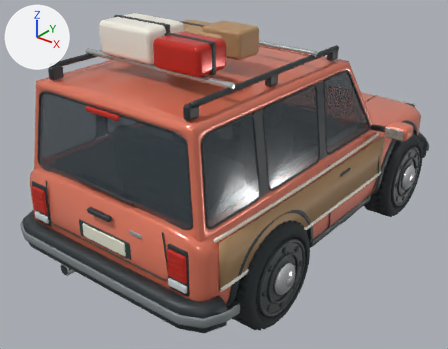
The Blender file source-art/family/heron.blend: old version first, new version second.
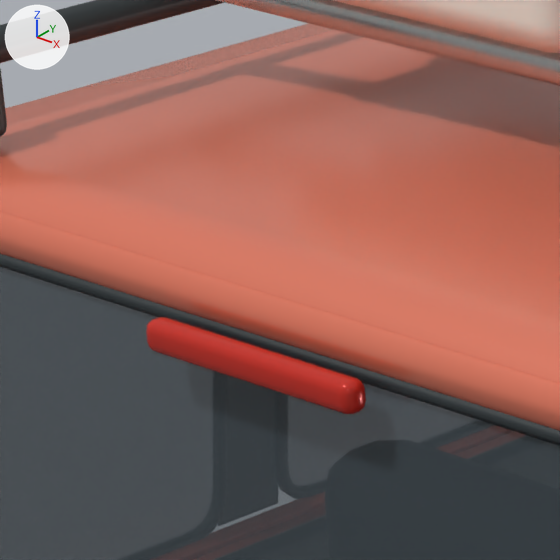
Each version appears first whole from a camera (50 mm lens) standing at (2.881, -4.046, 2.929) and looking at (-0.097, -0.323, 0.621), and next in a close-up on the part from 14% to 34% of the width and 16% to 41% of the height. Lighting does not change. The marker at upper left points along +X, +Y and +Z. The older version's two pictures come first.

The older version as bpy lines, for what is in view:
```python
me_continuous_formed_body_shell = bpy.data.meshes.new('Continuous formed body shell')
me_continuous_formed_body_shell.from_pydata(...)  # 24657 vertices, 23981 faces; spans x -1.17..1.17, y -1.86..1.86, z 0.25..2.03
me_continuous_formed_body_shell.materials.append(mat_bodypaint)  # orange #e77c61
me_continuous_formed_body_shell.materials.append(mat_charcoaltrim)  # dark grey #2b3336
me_continuous_formed_body_shell.materials.append(mat_masterglass)  # greyish blue #424d55
me_continuous_formed_body_shell.materials.append(mat_taillight)  # red #cb2d21
me_continuous_formed_body_shell.materials.append(mat_bumperinsert)  # grey #81898b
me_continuous_formed_body_shell.materials.append(mat_warmheadlamp)  # pale yellow #efefd8
me_continuous_formed_body_shell.materials.append(mat_chromealloy)  # white #e7eaeb
me_continuous_formed_body_shell.materials.append(mat_amber)  # orange #f6972c
me_continuous_formed_body_shell.materials.append(mat_creamtrim)  # white #f7f3e7
me_continuous_formed_body_shell.materials.append(mat_panelseam)  # dark cyan #2b4240
me_continuous_formed_body_shell.materials.append(mat_reverselight)  # light grey #dae1e2
me_continuous_formed_body_shell.materials.append(mat_rearreflector)  # red #ad1d16
me_continuous_formed_body_shell.materials.append(mat_numberplate)  # white #ecebd7
me_continuous_formed_body_shell.materials.append(mat_warmalloy)  # light grey #c7cdcd
me_continuous_formed_body_shell.materials.append(mat_interiorcloth)  # dark grey #485456
me_continuous_formed_body_shell.materials.append(mat_brakemetal)  # dark grey #505759
me_continuous_formed_body_shell.materials.append(mat_woodtrim)  # brown #b38e65
ob_body = bpy.data.objects.new('Body', me_continuous_formed_body_shell)
ob_body.location = (0.0, 0.0, 0.0)
```
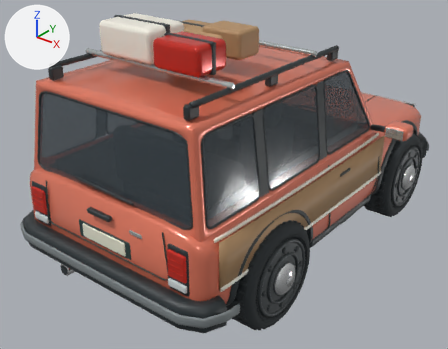
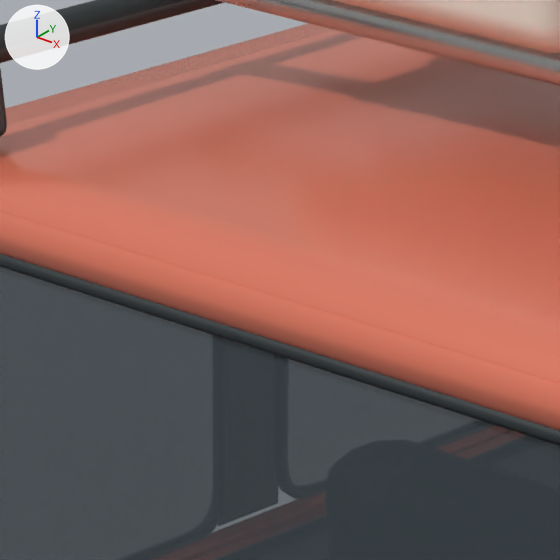
Where the newer file only moved an object's origin or applied its transform, the numbers keep the older frame.

What changed in the scene script:
```text
Change me_continuous_formed_body_shell:
    used by ob_body; location = (0.0, 0.0, 0.0)
    remove me_continuous_formed_body_shell.from_pydata(...)  # 24657 vertices, 23981 faces; spans x -1.17..1.17, y -1.86..1.86, z 0.25..2.03
    add me_continuous_formed_body_shell.from_pydata(...)  # 24561 vertices, 23883 faces; spans x -1.17..1.17, y -1.86..1.86, z 0.25..2.03
    me_continuous_formed_body_shell part 1: the loose piece of 96 vertices spanning x -0.15..0.15, y -1.67..-1.64, z 1.56..1.6 is deleted
```

Changed parts and their boxes [x1, y1, x2, y2] in the close-ups (560 x 560 px):
part 1 of me_continuous_formed_body_shell, deleted: before [146, 317, 366, 414]
